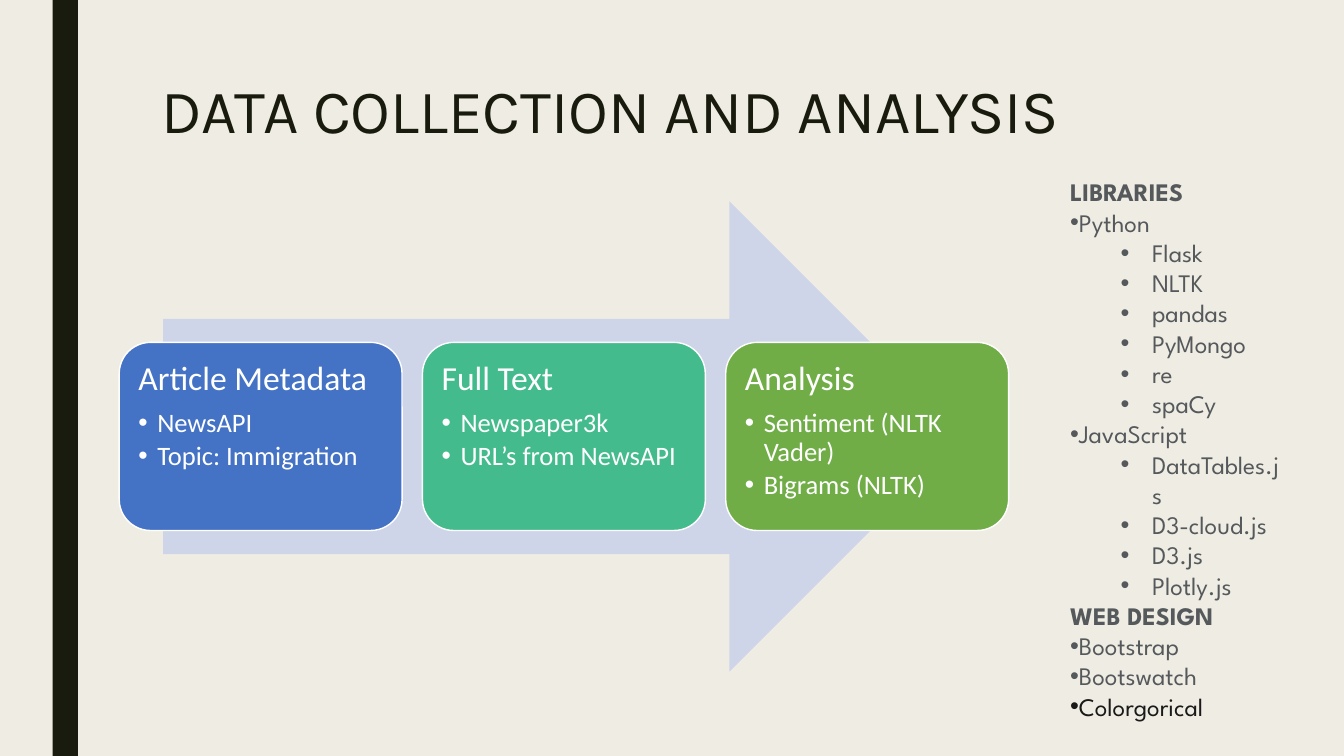
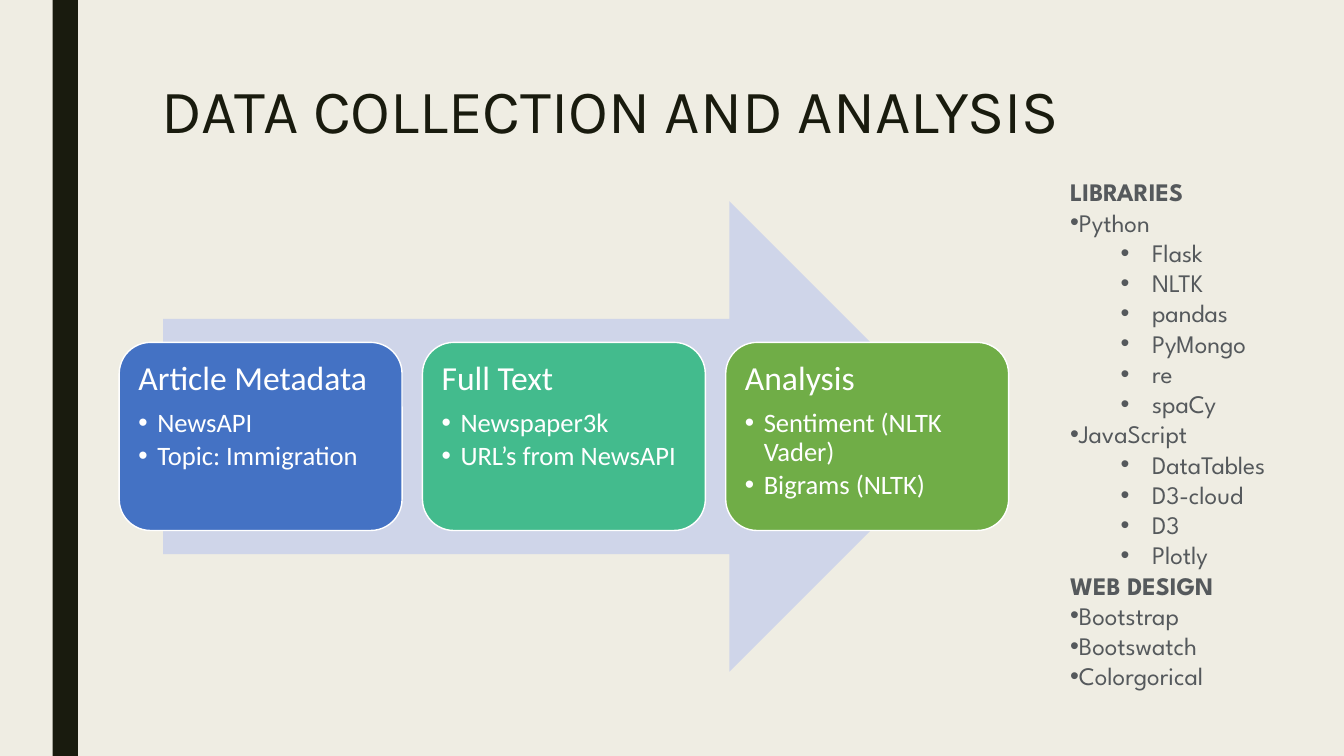
Before and after one commit to James-Ashley/sentiment-analysis-dashboard, a slide deck: slide 3 of Group_project2_deck.pptx. Drawn at 1344x756 pixels with LibreOffice and Linux fonts; fonts in the diff are those of the drawing. Boxes give left, top, right and bottom in pixels: in the first picture for what was removed or moved away, otherwise in the second. Text is boxed around its words. In the diff, an @@ line names an element or a change of style, - is before the commit and + after.

```diff
--- a/Group_project2_deck.pptx
+++ b/Group_project2_deck.pptx
@@ text at (1152,456,1265,569): text changed @@
-  • DataTables.js
-  • D3-cloud.js
-  • D3.js
-  • Plotly.js
+  • DataTables
+  • D3-cloud
+  • D3
+  • Plotly
@@ text at (1079,667,1203,691): text colour #1A1A1A to #55595C in "Colorgorical" @@
```
Also in this commit, not shown: 2 other slides changed.
